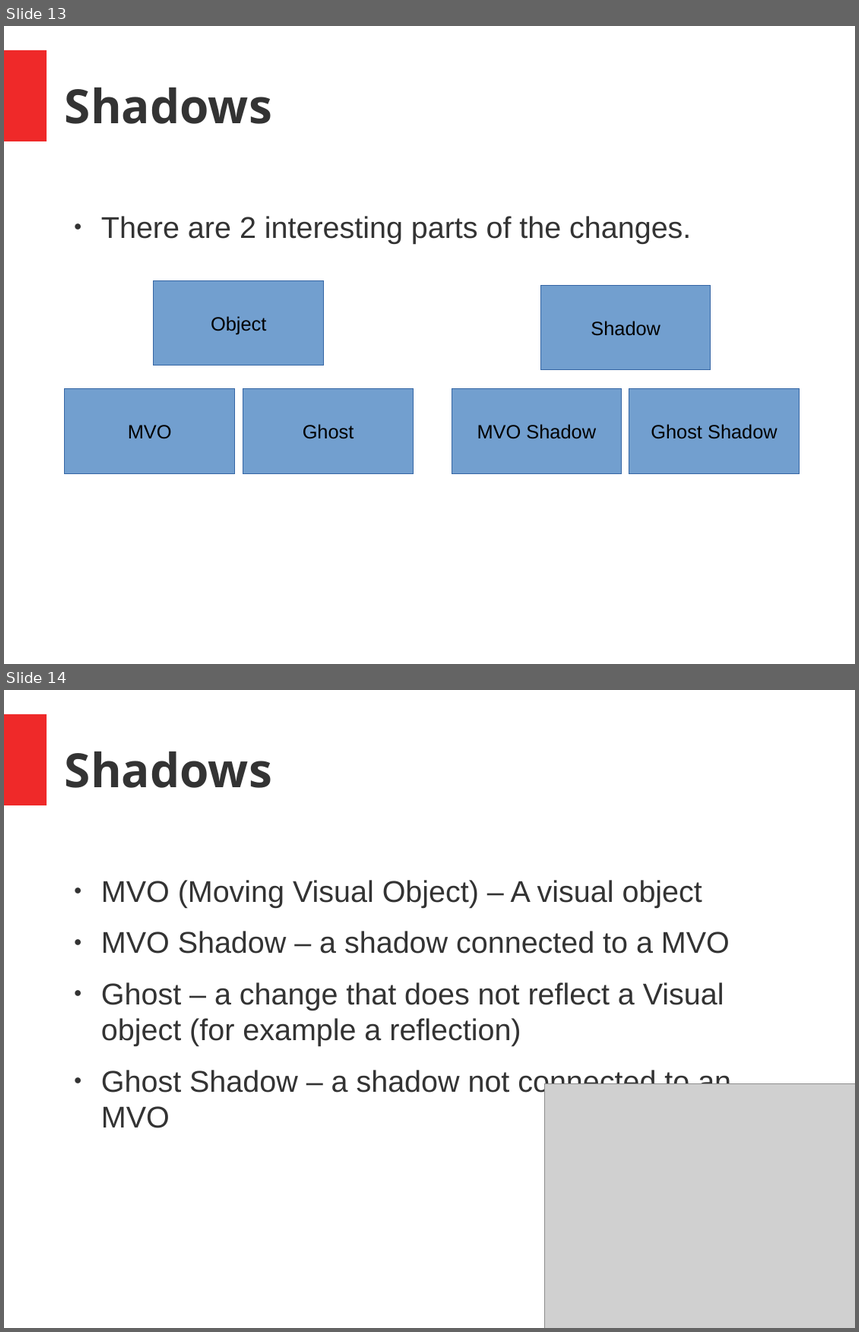
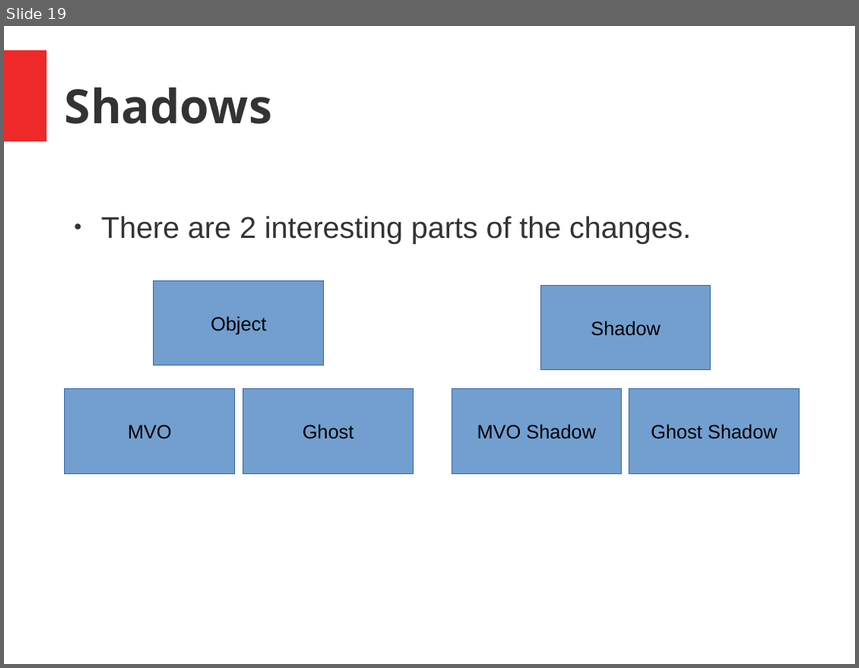
Before and after one commit to joseph-allen/MinsharaMask, a slide deck: SeminarJosephAllen.odp. Shown one above the other, each under a label of ours: slides 13 and 14 before the commit, slide 19 after it. The pictures are 859x1332 and 859x668 pixels, drawn with LibreOffice and Linux fonts; fonts in the diff are those of the drawing; grey boxes stand for pictures. Boxes give left, top, right and bottom in pixels: in the first picture for what was removed or moved away, otherwise in the second. Text is boxed around its words. In the diff, an @@ line names an element or a change of style, - is before the commit and + after.

```diff
--- a/SeminarJosephAllen.odp
+++ b/SeminarJosephAllen.odp
@@ slide 14 removed at <box>4,690,855,1328</box>, background #FFFFFF; not listed: 1 template element that a slide beside it also shows @@
@@ title removed at <box>65,752,272,788</box> @@
-Shadows
@@ text removed at <box>101,880,731,1129</box> @@
-● MVO (Moving Visual Object) – A visual object
-● MVO Shadow – a shadow connected to a MVO
-● Ghost – a change that does not reflect a Visual object (for example a reflection)
-● Ghost Shadow – a shadow not connected to an MVO
@@ picture removed at <box>544,1084,855,1328</box> @@
@@ what was slide 13 is now slide 19 @@
```
Also in this commit, not shown: 8 slides changed, 14 slides added, 5 other slides removed.
